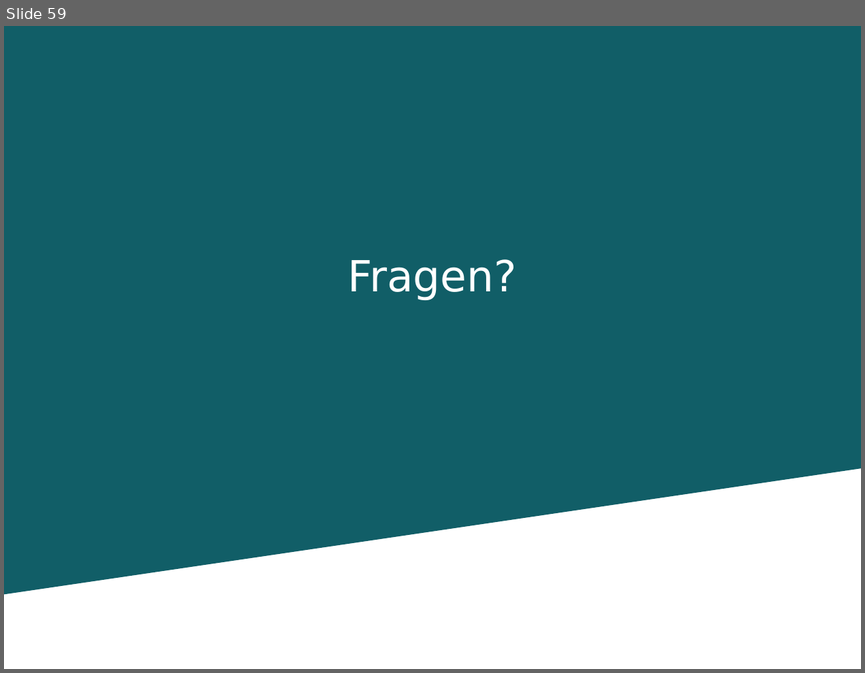
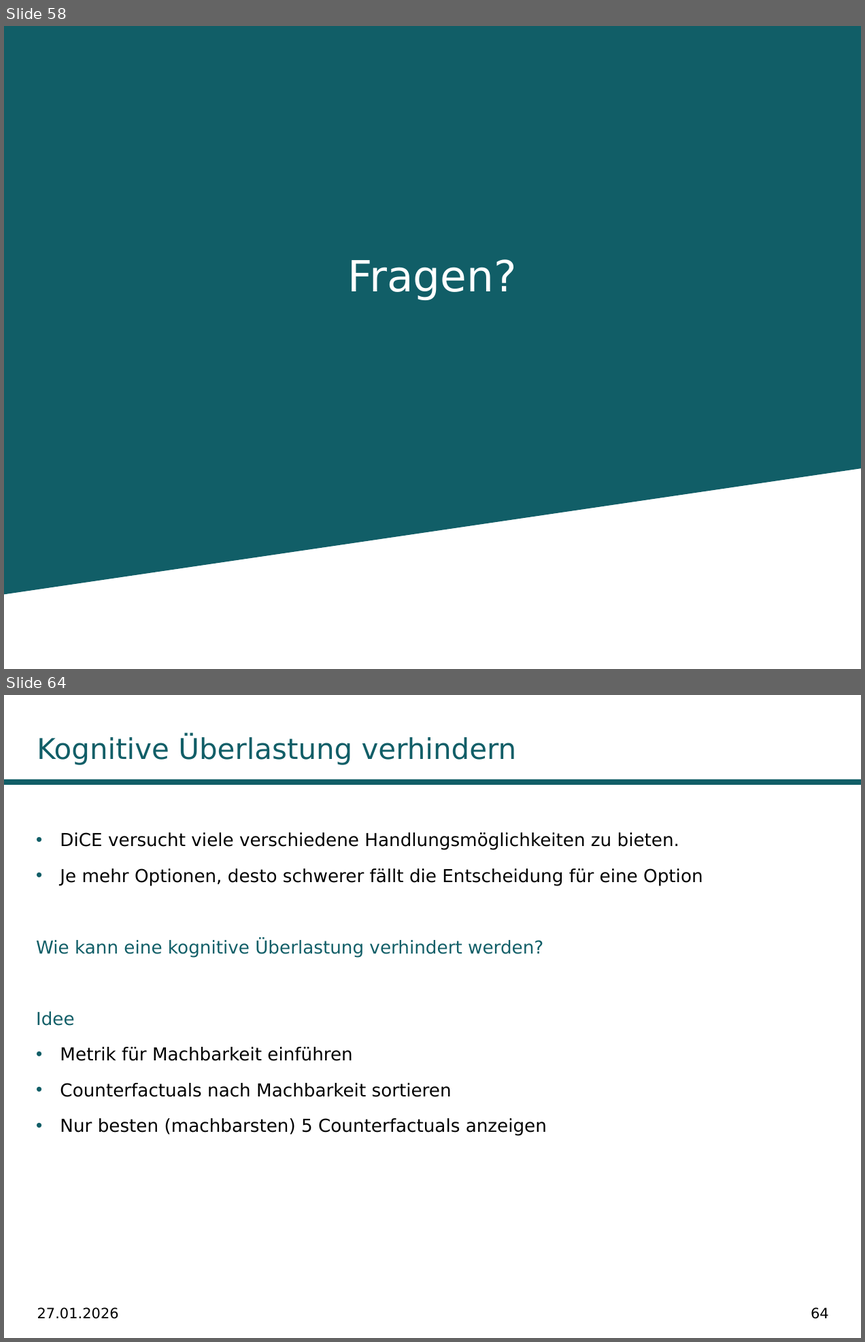
Before and after one commit to fabiw98/Seminar_DICE, a slide deck: Präsentation/PräsentationDiCE.pptx. Shown one above the other, each under a label of ours: slide 59 before the commit, slides 58 and 64 after it; the slides between them are not shown. The pictures are 865x673 and 865x1342 pixels, drawn with LibreOffice and Linux fonts; fonts in the diff are those of the drawing; background and template pictures are left out. Boxes give left, top, right and bottom in pixels: in the first picture for what was removed or moved away, otherwise in the second. Text is boxed around its words. In the diff, an @@ line names an element or a change of style, - is before the commit and + after.

```diff
--- a/Präsentation/PräsentationDiCE.pptx
+++ b/Präsentation/PräsentationDiCE.pptx
@@ slide 64 added at (x1=4, y1=695, x2=861, y2=1338), background #FFFFFF @@
@@ title added at (x1=37, y1=737, x2=517, y2=765), 24 pt, text #115E67 @@
+Kognitive Überlastung verhindern
@@ rectangle added at (x1=4, y1=779, x2=861, y2=784), fill #115E67 @@
@@ text added at (x1=36, y1=832, x2=702, y2=1136), 15 pt, text #000000 @@
+• DiCE versucht viele verschiedene Handlungsmöglichkeiten zu bieten.
+• Je mehr Optionen, desto schwerer fällt die Entscheidung für eine Option
+Wie kann eine kognitive Überlastung verhindert werden?
+Idee
+• Metrik für Machbarkeit einführen
+• Counterfactuals nach Machbarkeit sortieren
+• Nur besten (machbarsten) 5 Counterfactuals anzeigen
@@ text added at (x1=37, y1=1307, x2=119, y2=1319), 12 pt, text #000000 @@
+27.01.2026
@@ page number added at (x1=810, y1=1307, x2=829, y2=1319), 12 pt, text #000000 @@
+64
@@ what was slide 59 is now slide 58 @@
```
Also in this commit, not shown: 45 slides changed, 7 other slides added.
